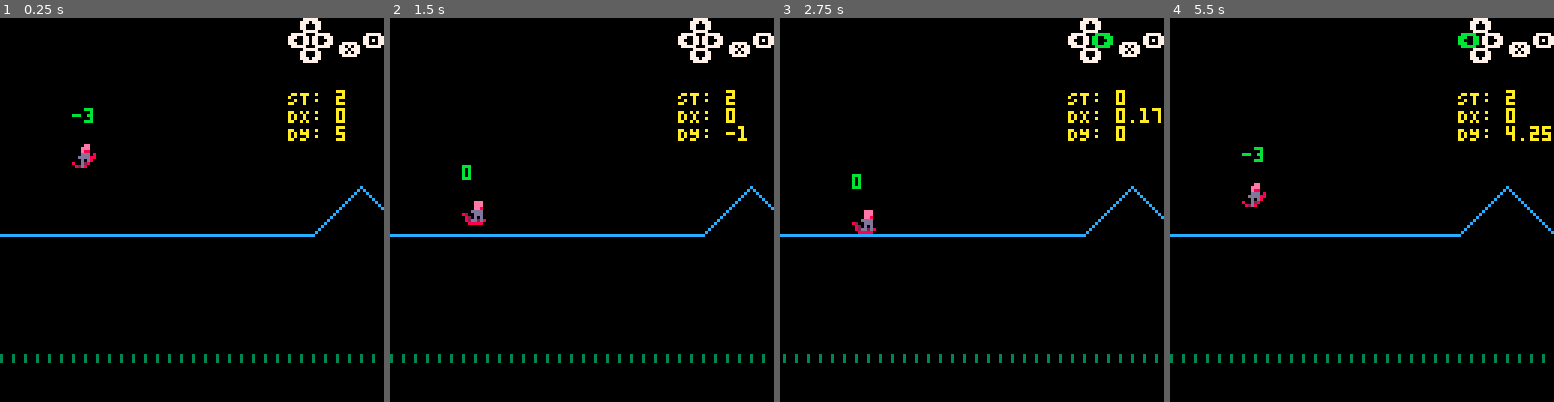
Above: before the commit, frames 1-4 (left to right).
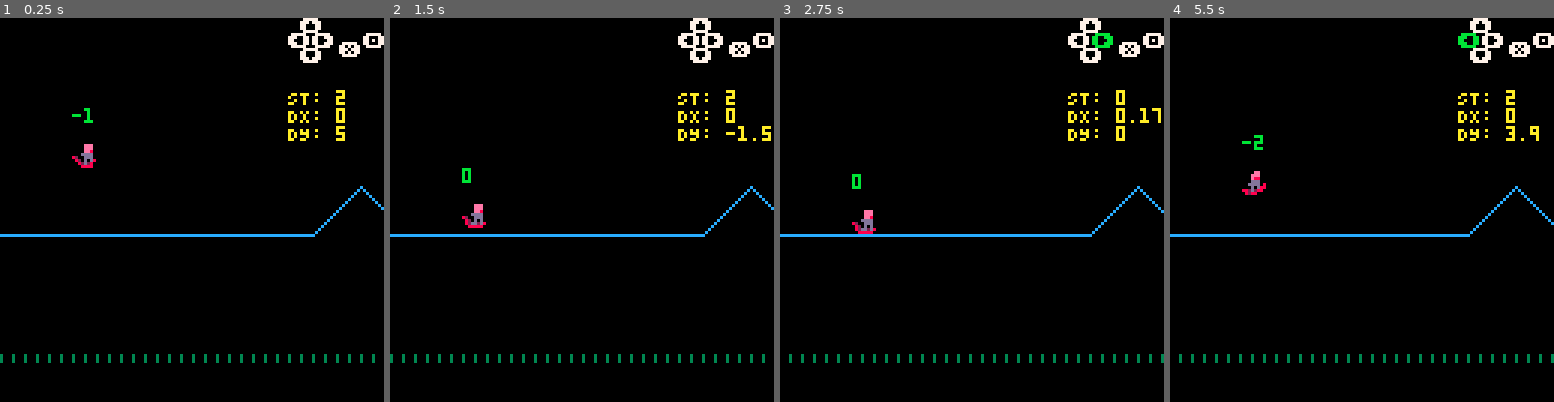
Above: after the commit, the same moments.

Repository: radicalslice/xcb
Game: PICO-8 cartridge main.p8
Two runs of this game, one before a commit and one after it. Both use one fixed random seed, a clock stepped at 60 frames per second and the inputs below.
Inputs:
- Up to frame 1 (0.25 s): no input
- Up to frame 2 (1.5 s): tap X (X key) at 0.33, 1.07 s; tap O (Z key) at 0.7 s
- Up to frame 3 (2.75 s): hold Right 1.6-2.1 s; tap O (Z key) at 1.7, 2.1, 2.5 s; tap X (X key) at 1.85 s; hold Up 2.15-2.42 s; hold Right from 2.47 s (still down)
- Up to frame 4 (5.5 s): tap O (Z key) every 0.4 s from 2.9 to 5.3 s; tap X (X key) at 2.97, 4.08, 5.2 s; release Right at 3.03 s; hold Left 3.08-3.58 s; hold Down 3.63-3.97 s; hold Right 4.02-4.68 s; hold Up 4.73-5.03 s; hold Left from 5.08 s (still down)

The runs differ from the first frame. In frame 1, 0.2% of the frame differs, in the area x 18-25%, y 23-40%; in frame 2, 0.3%; in frame 3, 1.5%; in frame 4, 2.1%, in the area x 0-100%, y 28-90%.

Commit message:
Add crash lut

Diff:
--- a/level.lua
+++ b/level.lua
@@ -4,28 +4,56 @@
        x_min = 80,
        x_max = 96,
        f = function(r, y_base, x_curr)
-        return y_base - (x_curr - r.x_min), -3
+        return y_base - (x_curr - r.x_min), -2
        end,
      },
      {
        x_min = 96,
        x_max = 112,
        f = function(r, y_base, x_curr)
-        return y_base - (r.x_max - x_curr), 3
+        return y_base - (r.x_max - x_curr), 2
        end,
      },
      {
-       x_min = 256,
-       x_max = 273,
+       x_min = 200,
+       x_max = 216,
        f = function(r, y_base, x_curr)
-        return y_base - (x_curr - r.x_min), -3
+        return y_base - ((x_curr - r.x_min) \ 2), -1
        end,
      },
      {
-       x_min = 272,
-       x_max = 288,
+       x_min = 216,
+       x_max = 232,
        f = function(r, y_base, x_curr)
-        return y_base - (r.x_max - x_curr), 3
+        return y_base - ((r.x_max - x_curr) \ 2), 1
+       end,
+     },
+     {
+       x_min = 234,
+       x_max = 250,
+       f = function(r, y_base, x_curr)
+        return y_base - ((x_curr - r.x_min) \ 2), -1
+       end,
+     },
+     {
+       x_min = 250,
+       x_max = 266,
+       f = function(r, y_base, x_curr)
+        return y_base - ((r.x_max - x_curr) \ 2), 1
+       end,
+     },
+     {
+       x_min = 300,
+       x_max = 324,
+       f = function(r, y_base, x_curr)
+        return y_base - ((x_curr - r.x_min) * 1.5), -3
+       end,
+     },
+     {
+       x_min = 324,
+       x_max = 348,
+       f = function(r, y_base, x_curr)
+        return y_base - ((r.x_max - x_curr) * 1.5), 3
        end,
      },
      --[[
@@ -59,8 +87,18 @@
        used = false,
      },
      {
-       x = 272,
+       x = 324,
        dy = -4.5,
+       used = false,
+     },
+     {
+       x = 215,
+       dy = -2.5,
+       used = false,
+     },
+     {
+       x = 250,
+       dy = -2.5,
        used = false,
      },
      --[[
--- a/main.p8
+++ b/main.p8
@@ -9,14 +9,14 @@
 #include level.lua
 
 __gfx__
-00000000ffffeeffffffeeffffffeeefffffeeefffffeeefffffeeefffffeeef0000000000000000000000000000000000000000000000000000000000000000
-00000000fffeeefffffeeeffffffeeefffffeeefffffeeefffffeeefffffeeef0000000000000000000000000000000000000000000000000000000000000000
-00700700fffe88fffffe88ffffffee8fffffee8fffffee8f8fffeeef8fffeeef0000000000000000000000000000000000000000000000000000000000000000
-00077000fffdddf8fffdddfffffddddffffddddf8ffddddff82fddddf8ffdddd0000000000000000000000000000000000000000000000000000000000000000
-00077000ffdddd88ffddddf882ffdddf82ffdddff82fdddff82fdddff82fdddf0000000000000000000000000000000000000000000000000000000000000000
-00700700fffdfd8ffffdfd88f82fdfd8f82fdfdff82fdfdfff82dfdfff82dfdf0000000000000000000000000000000000000000000000000000000000000000
-000000008ffd28ff882d288fff82d28ff82dd2d8ff8222dfff8222dffff882df0000000000000000000000000000000000000000000000000000000000000000
-00000000f82d8ffff8288ffffff8888fff88888ffff88888fff8888fffff88df0000000000000000000000000000000000000000000000000000000000000000
+00000000ffffeeffffffeeffffffeeefffffeeefffffeeefffffeeefffffeeeff888ffffffffffff000000000000000000000000000000000000000000000000
+00000000fffeeefffffeeeffffffeeefffffeeefffffeeefffffeeefffffeeefff228fffffffeeef000000000000000000000000000000000000000000000000
+00700700fffe88fffffe88ffffffee8fffffee8fffffee8f8fffeeef8fffeeefffff28ffffff8eef000000000000000000000000000000000000000000000000
+00077000fffdddf8fffdddfffffddddffffddddf8ffddddff82fddddf8ffddddfffff28ffdfdeeef000000000000000000000000000000000000000000000000
+00077000ffdddd88ffddddf882ffdddf82ffdddff82fdddff82fdddff82fdddfffffff8fffdddfff000000000000000000000000000000000000000000000000
+00700700fffdfd8ffffdfd88f82fdfd8f82fdfdff82fdfdfff82dfdfff82dfdffffffff8fddddfff000000000000000000000000000000000000000000000000
+000000008ffd28ff882d288fff82d28ff82dd2d8ff8222dfff8222dffff882dfffffffffdffdfdff000000000000000000000000000000000000000000000000
+00000000f82d8ffff8288ffffff8888fff88888ffff88888fff8888fffff88dfffffffffffdfffff000000000000000000000000000000000000000000000000
 00000000000000000000000000000000000000000000000000000000000000000000000000000000000000000000000000000000000000000000000000000000
 00000000000000000000000000000000000000000000000000000000000000000000000000000000000000000000000000000000000000000000000000000000
 00000000000000000000000000000000000000000000000000000000000000000000000000000000000000000000000000000000000000000000000000000000
--- a/player.lua
+++ b/player.lua
@@ -2,6 +2,7 @@
 _PLAYER_MAXDY = 5
 _PLAYER_STATE_ONGROUND = 0
 _PLAYER_STATE_INSKY = 2
+_PLAYER_STATE_FALLEN = 3
 player = {
   reset = function(p)
     p.x = 0
@@ -12,10 +13,15 @@
     p.ddx = 0.2
     p.dy = 1 -- give it some initial dy
     p.ddy = 0.5 -- basically gravity
-    p.angle = -3
+    p.angle = -1
     p.state = _PLAYER_STATE_INSKY
   end,
   draw = function(p)
+    if p:get_state() == _PLAYER_STATE_FALLEN then
+      spr(8, p.x-6, p.y-10, 1, 1)
+      spr(9, p.x, p.y, 1, 1)
+      return
+    end
     spr(4+flr(p.angle), p.x, p.y, 1, 1)
     print(flr(p.angle), p.x, p.y-12, 11)
   end,
@@ -40,10 +46,25 @@
    return abs(p.y - y_ground) < 1 or p.y > y_ground
   end,
   update = function(p, y_ground, ground_angle)
-    -- printh("begin update, PY: "..p.y..", YG: "..y_ground..", S: "..p.state)
-
     local friction = 0.85
     local airres = 0.99
+
+    if btn(5) then
+      p.y = 32
+      p.dy = 1
+      p.dx = 0
+      p.angle = -1
+      p.state = _PLAYER_STATE_INSKY
+      return
+    end
+
+    if p:get_state() == _PLAYER_STATE_FALLEN then
+      -- update position only
+      p.dx *= friction
+      p.x += p.dx
+      return
+    end
+
     -- manipulate dx value
     if btn(4) then
       if p.state == _PLAYER_STATE_ONGROUND then -- on ground, btn held
@@ -78,14 +99,6 @@
 
     -- apply velocity
     p.x += p.dx
-
-    if btn(5) then
-      p.y = 32
-      p.dy = 1
-      p.dx = 0
-      p.angle = -3
-      p.state = _PLAYER_STATE_INSKY
-    end
 
 
     -- 0) check if we're floating!
@@ -102,9 +115,18 @@
       if p:near_ground(y_ground)
         and flr(p.angle) != ground_angle
         and abs(p.dy) > 1 then
-        printh("hop 1: "..p.y)
-        p.angle = ground_angle
-        p:bouncy(-2)
+        -- either hop or crash
+          local rounded_angle = flr(p.angle)
+          if crash_lut[rounded_angle] != nil
+            and exists(ground_angle, crash_lut[rounded_angle]) then
+            p.state = _PLAYER_STATE_FALLEN
+            printh("crashed because: "..
+            rounded_angle..","..ground_angle)
+            return
+          end
+          printh("hop 1: "..p.y)
+          p.angle = ground_angle
+          p:bouncy(-2)
         return
       end
     end
@@ -179,7 +201,7 @@
 
   end,
   get_board_center = function(p)
-    return flr(p.x + 4), flr(p.y + 8)
+    return flr(p.x + 6), flr(p.y + 6)
   end,
   get_state = function(p)
     return p.state
@@ -194,3 +216,14 @@
       --]]
   end
 }
+
+-- table of [player angle]: ground angles[]
+-- if we find a match, that makes player crash!
+crash_lut = {}
+crash_lut[-3] = {0}
+crash_lut[-2] = {1,2,3}
+crash_lut[-1] = {2,3}
+crash_lut[0] = {2,3}
+crash_lut[1] = {-3,-2,-1}
+crash_lut[2] = {0,-1,-2,-3}
+crash_lut[3] = {-3,-2,-1,0,1,2,3}
--- a/utils.lua
+++ b/utils.lua
@@ -3,6 +3,15 @@
   return function(pos_x, pos_y)
     return (pos_x \ 8) + start_tile_x, (pos_y \ 8) + start_tile_y
   end
+end
+
+function exists(e, tbl)
+  for i=1,#tbl do
+    if tbl[i] == e then
+      return true
+    end
+  end
+  return false
 end
 
 function draw_ctrls()
